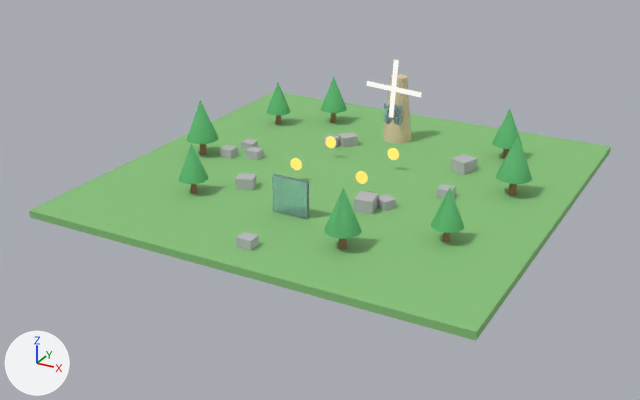
Before and after pictures for a commit that changed the glTF model tests/data/level.gltf.
Rendered twice from a camera (50 mm lens) standing at (21.0, -41.1, 18.7) and looking at (-0.6, -1.9, -0.9). Arrows for +X, +Y and +Z are at lower left; the lights stay in place. The older version comes first. Where no turn or scale is listed for an object, it has been applied to the vertices. Vertices at exactly the same position are counted once.
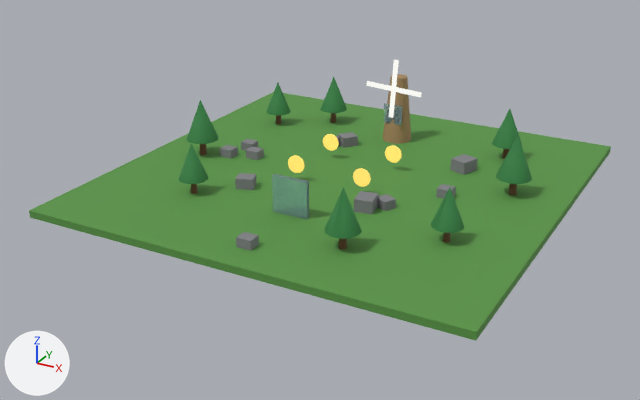
Where the change shows, as pixel boxes [x1, y1, x2, y2] in the pictures (640 x 400 px; the box of a moved part takes in the faces that stretch with it):
'Ground-col', recoloured (darker)
    both: [29, 92, 611, 341]
'Tree_08', recoloured (green to dark green)
    both: [324, 187, 362, 249]
'Tree_06', recoloured (green to dark green)
    both: [496, 135, 532, 196]
'Windmill', recoloured (beige to brown)
    both: [382, 74, 411, 144]
'Tree_07', recoloured (green to dark green)
    both: [431, 188, 464, 243]
'Tree_03', recoloured (green to dark green)
    both: [186, 100, 219, 155]
'Tree_04', recoloured (green to dark green)
    both: [179, 143, 208, 194]
'Tree_05', recoloured (green to dark green)
    both: [492, 109, 522, 159]
'Tree_02', recoloured (green to dark green)
    both: [320, 77, 347, 123]
'Tree_01', recoloured (green to dark green)
    both: [266, 83, 291, 124]
'RockMesh.002', recoloured (light grey to grey)
    both: [354, 191, 378, 214]
'RockMesh.005', recoloured (light grey to grey)
    both: [450, 154, 477, 175]
'Helper-norender', recoloured (light grey to grey)
    both: [236, 232, 259, 251]
'RockMesh.004', recoloured (light grey to grey)
    both: [235, 173, 256, 190]
'Coin_02', reshaped (46% wider, 43% taller)
    before: [356, 171, 368, 184]
    after: [353, 168, 371, 187]
'RockMesh.003', recoloured (light grey to grey)
    both: [377, 194, 396, 211]
'RockMesh.001', recoloured (light grey to grey)
    both: [338, 132, 358, 148]
'Coin_01', reshaped (38% wider, 46% taller)
    before: [290, 158, 302, 170]
    after: [288, 155, 305, 173]
'Coin_03', reshaped (38% wider, 46% taller)
    before: [387, 148, 399, 160]
    after: [385, 145, 402, 163]
'Coin_04', reshaped (42% wider, 38% taller)
    before: [325, 136, 336, 148]
    after: [323, 134, 339, 151]
'Hidden', recoloured (light grey to grey)
    both: [246, 146, 264, 160]
'Loose_02', recoloured (light grey to grey)
    both: [220, 145, 238, 158]
'Layered', recoloured (light grey to grey)
    both: [436, 184, 456, 199]
'Loose_01', recoloured
    both: [241, 139, 259, 151]
'RockMesh', recoloured
    both: [323, 135, 340, 148]
part 1 of me_coinmesh, moved or reshaped
    before: [290, 136, 399, 184]
    after: [288, 134, 402, 187]

The change in detail:
Material 'Grass' (mat_grass) changes colour from green #89c47c to green #599545; in linear values from (0.25, 0.55, 0.2) to (0.1, 0.3, 0.06).
Material 'Leaves' (mat_leaves) changes colour from green #59b36c to dark green #307c3f; in linear values from (0.1, 0.45, 0.15) to (0.03, 0.2, 0.05).
Material 'Stone' (mat_stone) changes colour from light grey #bcbcbf to grey #818186; in linear values from (0.5, 0.5, 0.52) to (0.22, 0.22, 0.24).
Material 'Wood' (mat_wood) changes colour from beige #e1cbaa to brown #aa8961; in linear values from (0.75, 0.6, 0.4) to (0.4, 0.25, 0.12).
me_coinmesh is used by ob_coin_01; location (-2.0, -2.0, 1.0); rotation (1.571, 0.0, 0.0), in degrees (90, 0, 0).
me_coinmesh had 36 vertices, 64 faces and spanned x -0.35..0.35, y -0.35..0.35, z -0.04..0.04.
me_coinmesh now has 44 vertices, 80 faces and spans x -0.5..0.5, y -0.5..0.5, z -0.05..0.05.
me_coinmesh part 1: the whole mesh is rebuilt.
